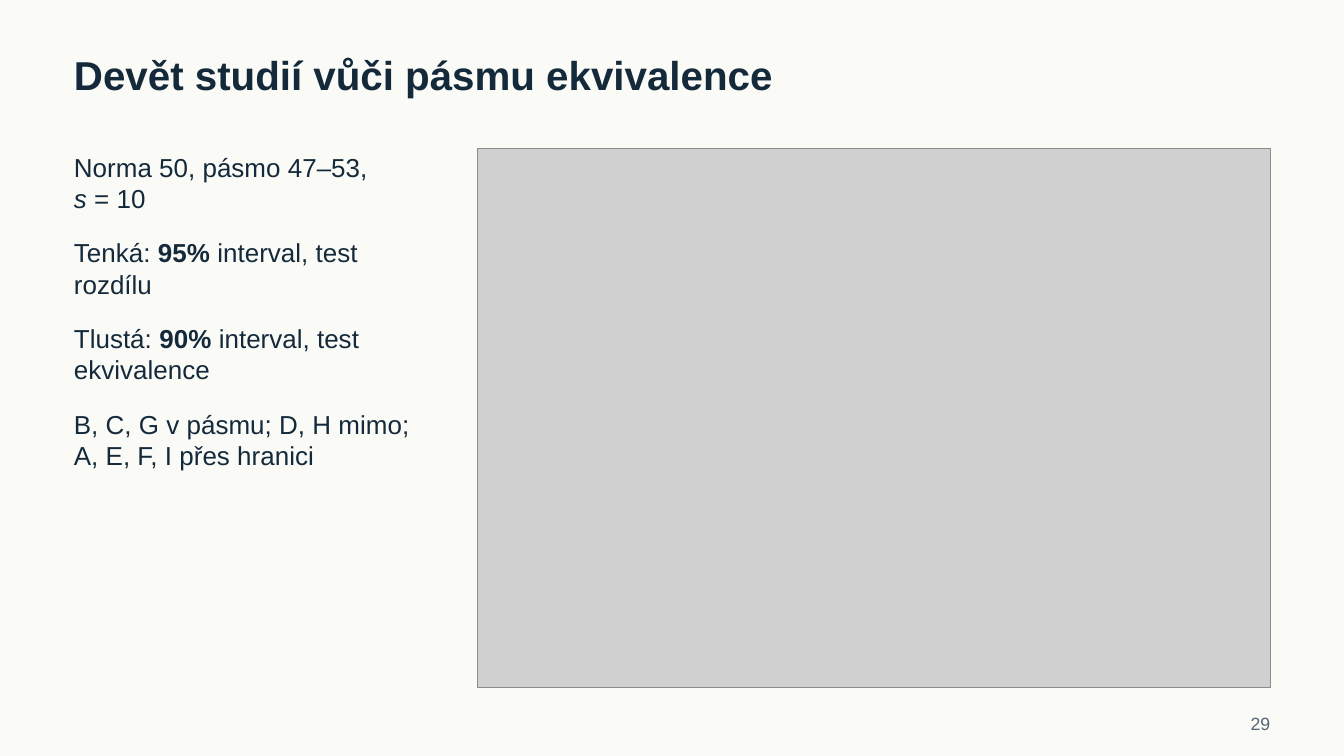
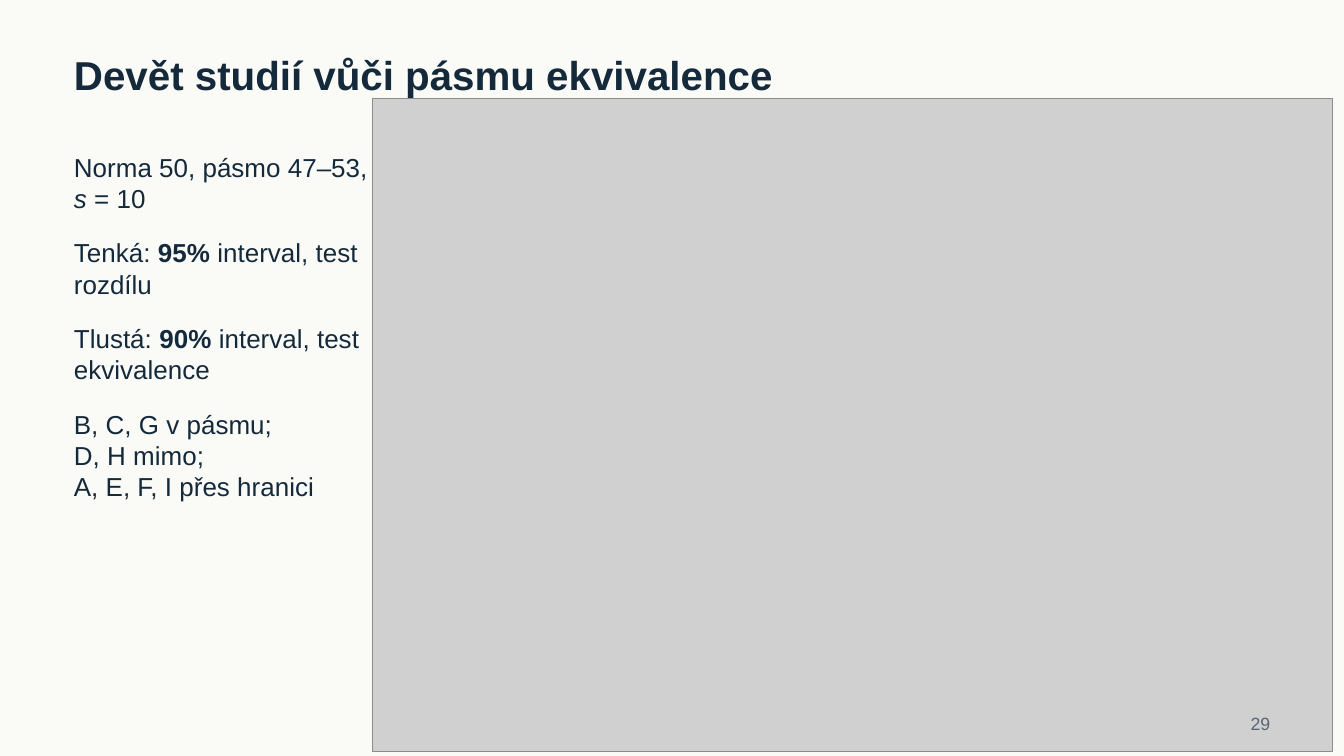
Before and after one commit to reckak/statistics-for-psychology, a slide deck: slide 29 of presentations/kapitola_07_interval_t_test_a_ekvivalence.pptx. Drawn at 1344x756 pixels with LibreOffice and Linux fonts; fonts in the diff are those of the drawing; grey boxes stand for pictures. Boxes give left, top, right and bottom in pixels: in the first picture for what was removed or moved away, otherwise in the second. Text is boxed around its words. In the diff, an @@ line names an element or a change of style, - is before the commit and + after.

```diff
--- a/presentations/kapitola_07_interval_t_test_a_ekvivalence.pptx
+++ b/presentations/kapitola_07_interval_t_test_a_ekvivalence.pptx
@@ picture resized from (x1=477, y1=148, x2=1270, y2=688) to (x1=372, y1=98, x2=1332, y2=751) @@
@@ text "B, C, G v pásmu; ..." rewrapped from (x1=74, y1=415, x2=409, y2=471) to (x1=74, y1=415, x2=314, y2=502) @@
```
Also in this commit, not shown: 9 other slides changed, 2 other files.
